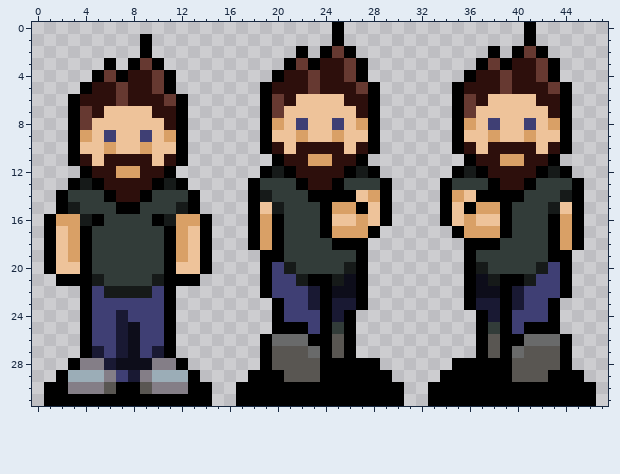
Pixel-art file -- assets/images/matt.ase. Above is the file before it was changed.
48x32 pixels, 1 frame.
And afterwards:
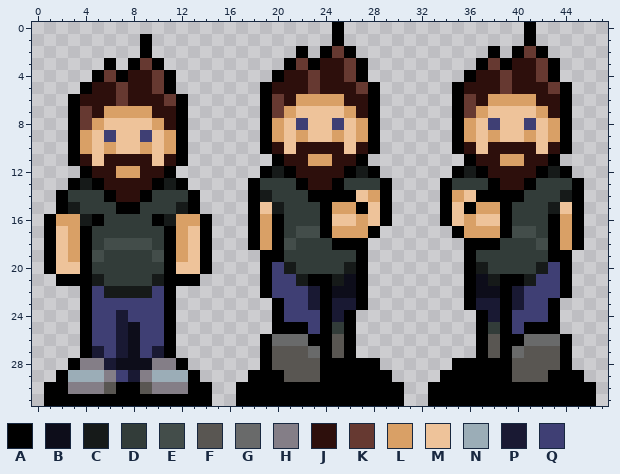
Palette (. is transparent): A #000000  B #0d0d1a  C #161a19  D #323c39  E #434d4a  F #595652  G #696a6a  H #847e87  J #2d0f0c  K #663931  L #d9a066  M #eec39a  N #9badb7  P #191933  Q #3f3f74
Diff:
--- layer "Layer 3"
@@ x 0..47 @@
  5 ....AJJKJJKA.......AJJJKJJJKA......AJJJKJJJKA...
- 6 ...AJJJKJJJKA......AKJMMMMJJA......AKJMMMMJJA...
- 7 ...AKJMMMMJJA......AKMMMMMMJA......AKMMMMMMJA...
- 8 ...AKMMMMMMJA......ALMQMMQMLA......ALMQMMQMLA...
- 9 ...ALMQMMQMLA......AMMLMMLMMA......AMMLMMLMMA...
-10 ...AMMLMMLMMA......AJMJJJJMJA......AJMJJJJMJA...
+ 6 ...AJJJKJJJKA......AKJLLLLJJA......AKJLLLLJJA...
+ 7 ...AKJLLLLJJA......AKLMMMMLJA......AKLMMMMLJA...
+ 8 ...AKLMMMMLJA......ALMQMMQMLA......ALMQMMQMLA...
+ 9 ...ALMQMMQMLA......ALMLMMLMLA......ALMLMMLMLA...
+10 ...ALMLMMLMLA......AJMJJJJMJA......AJMJJJJMJA...
 11 ...AJMJJJJMJA.......AJJLLJJA........AJJLLJJA....
@@ x 0..47 @@
 16 .ALLCADDDDACLLA...ALADDDAMMLMA....AMLMMADDDALA..
-17 .AMLADDDDDDALMA...ALADDDALLLA......ALLLADDDALA..
-18 .AMLADDDDDDALMA...ALADDDDAAA........AAADDDDALA..
-19 .AMLADDDDDDALMA....AADDDDDDA........ADDDDDDAA...
+17 .AMLADDDDDDALMA...ALADEEALLLA......ALLLAEEDALA..
+18 .AMLADEEEEDALMA...ALAEDDDAAA........AAADDDEALA..
+19 .AMLAEDDDDEALMA....AADDDDDDA........ADDDDDDAA...
 20 .AMMADDDDDDAMMA....AQCDDDDCA........ACDDDDCQA...
Pixel boxes of the changes (left, top, right, bottom) in both pictures:
changed: (272, 94, 368, 142)
changed: (464, 94, 560, 142)
changed: (80, 106, 176, 154)
changed: (284, 226, 320, 250)
changed: (512, 226, 548, 250)
changed: (92, 238, 164, 262)
